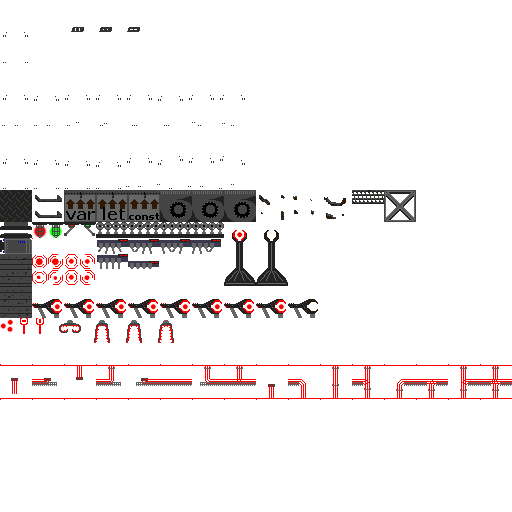
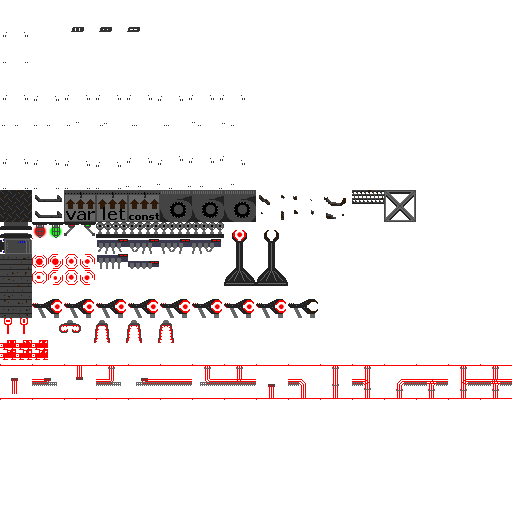
Layered file, before and after one edit (512 × 512). Changes by layer:
painted on "Background" over [0, 318, 48, 360]
